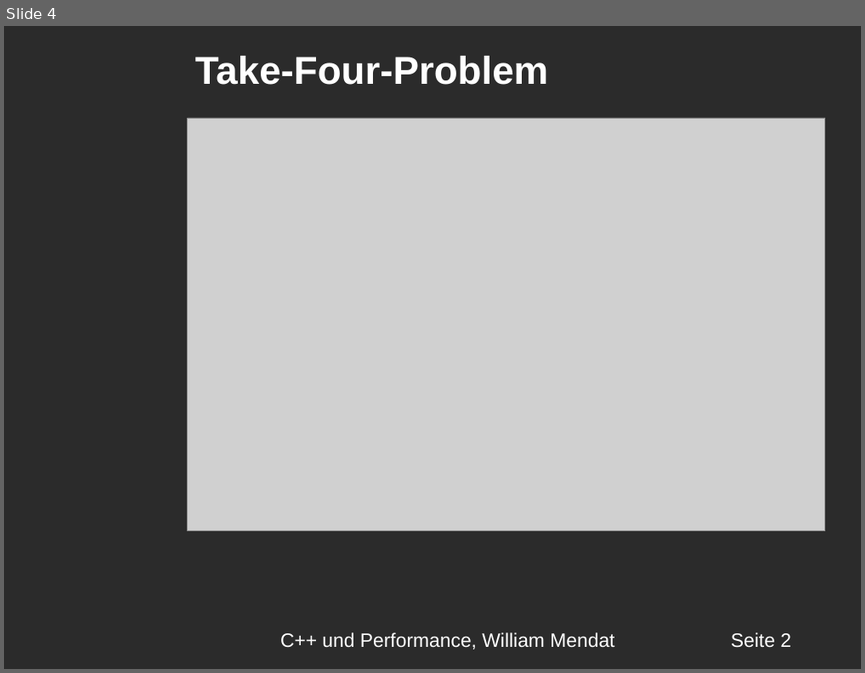
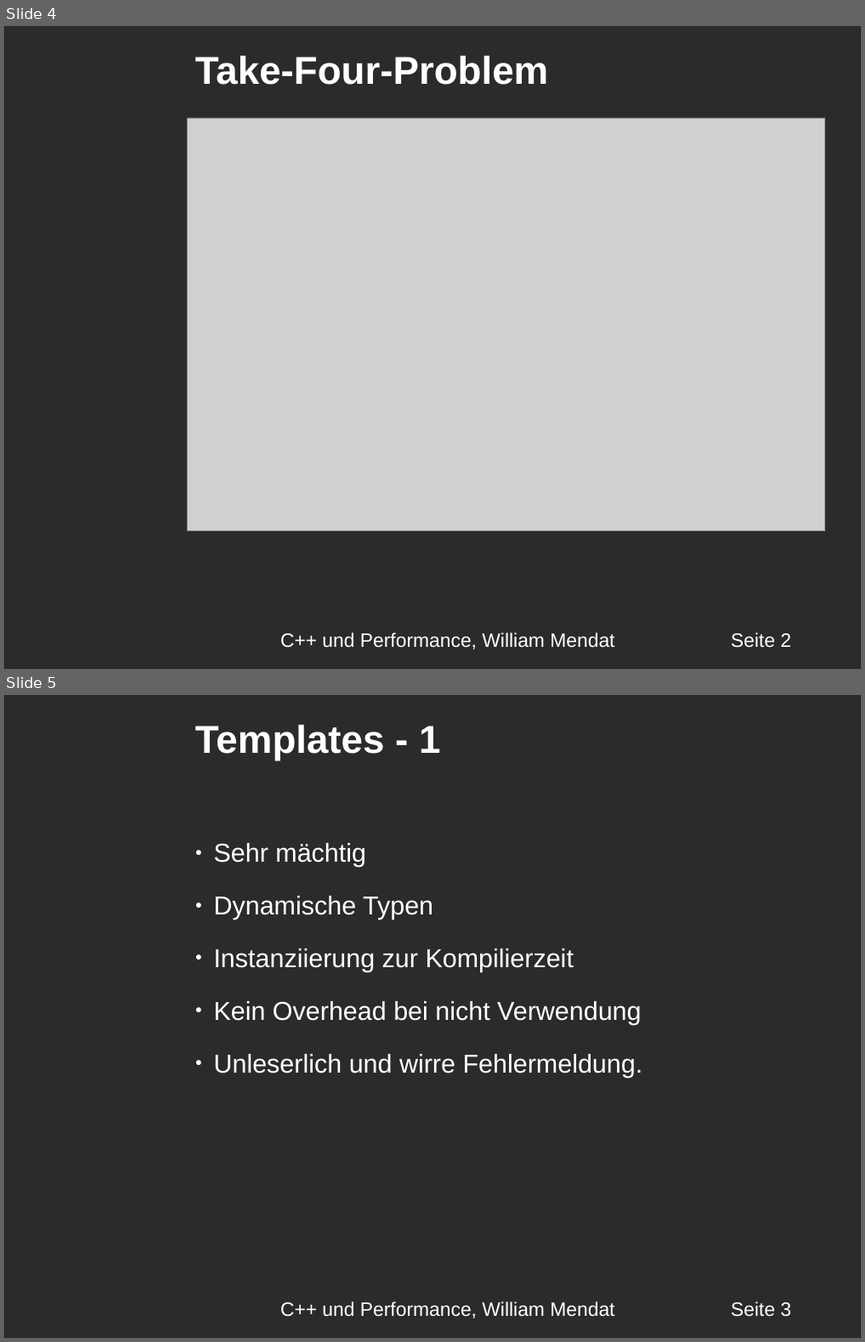
Before and after one commit to williammendat/Seminar_Neue_Technologien, a slide deck: Präsentation/Präsentation.odp. Shown one above the other, each under a label of ours: slide 4 before the commit, slides 4 and 5 after it. The pictures are 865x673 and 865x1342 pixels, drawn with LibreOffice and Linux fonts; fonts in the diff are those of the drawing; grey boxes stand for pictures; background and template pictures are left out; a plain dark background stands for a picture behind light text. Boxes give left, top, right and bottom in pixels: in the first picture for what was removed or moved away, otherwise in the second. Text is boxed around its words. In the diff, an @@ line names an element or a change of style, - is before the commit and + after.

```diff
--- a/Präsentation/Präsentation.odp
+++ b/Präsentation/Präsentation.odp
@@ slide 5 added at bbox=[4, 695, 861, 1338], background picture (left out) @@
@@ text added at bbox=[195, 725, 440, 760], 36 pt, text #FFFFFF, bold @@
+Templates - 1
@@ text added at bbox=[214, 843, 643, 1077], 24 pt, text #FFFFFF @@
+● Sehr mächtig
+● Dynamische Typen
+● Instanziierung zur Kompilierzeit
+● Kein Overhead bei nicht Verwendung
+● Unleserlich und wirre Fehlermeldung.
@@ text added at bbox=[280, 1301, 614, 1318], 18 pt, text #FFFFFF @@
+C++ und Performance, William Mendat
@@ text added at bbox=[731, 1301, 791, 1316], 18 pt, text #FFFFFF @@
+Seite 3
```
Also in this commit, not shown: 21 other slides added, 17 slides removed, 2 other files.
